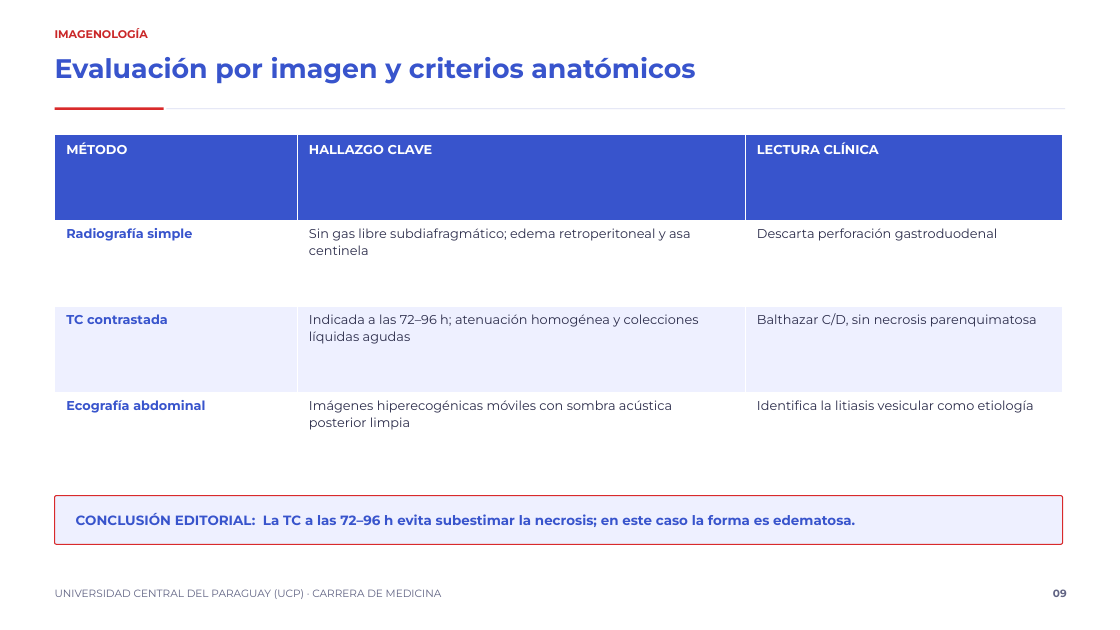
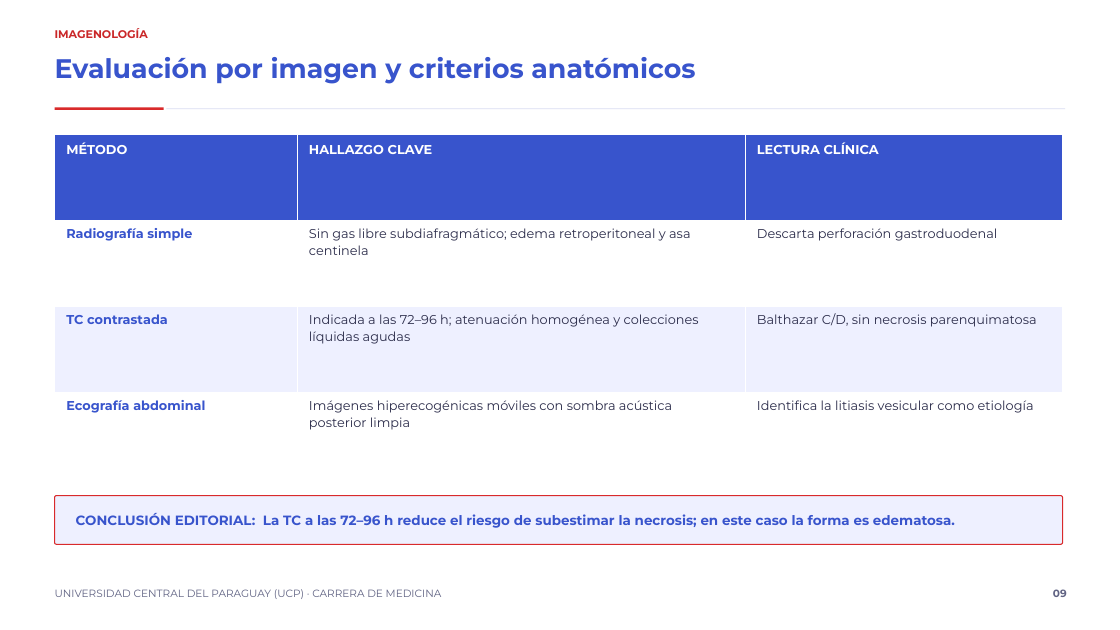
Before and after one commit to rpsin9096/slide-repo-v1, a slide deck: slide 9 of entregas-es/pancreatitis-biliar/Pancreatitis_biliar_12_diapositivas_es.pptx. Drawn at 1120x630 pixels with LibreOffice and Linux fonts; fonts in the diff are those of the drawing. Boxes give left, top, right and bottom in pixels: in the first picture for what was removed or moved away, otherwise in the second. Text is boxed around its words. In the diff, an @@ line names an element or a change of style, - is before the commit and + after.

Commit message:
Correcciones tras verificación de fuentes (PONCHO, ventana TC, referencias)
- Diap. 11: '30 % a 90 días' sustituido por el dato del PONCHO (Lancet 2015): 17 % vs 5 % a 6 meses.
- Diap. 9: takeaway de TC 72-96 h reformulado a 'reduce el riesgo de subestimar la necrosis'.
- Diap. 12: añadida WSES 2019 (Leppäniemi A et al., World J Emerg Surg 2019;14:27) como fuente de la ventana TC.
- PPTX reconstruido: 17 diapositivas, 0 violaciones de contraste.

```diff
--- a/entregas-es/pancreatitis-biliar/Pancreatitis_biliar_12_diapositivas_es.pptx
+++ b/entregas-es/pancreatitis-biliar/Pancreatitis_biliar_12_diapositivas_es.pptx
@@ text at [76,513,955,528]: text changed @@
-CONCLUSIÓN EDITORIAL: La TC a las 72–96 h evita subestimar la necrosis; en este caso la forma es edematosa.
+CONCLUSIÓN EDITORIAL: La TC a las 72–96 h reduce el riesgo de subestimar la necrosis; en este caso la forma es edematosa.
```
Also in this commit, not shown: 2 other slides changed, 1 other file.
